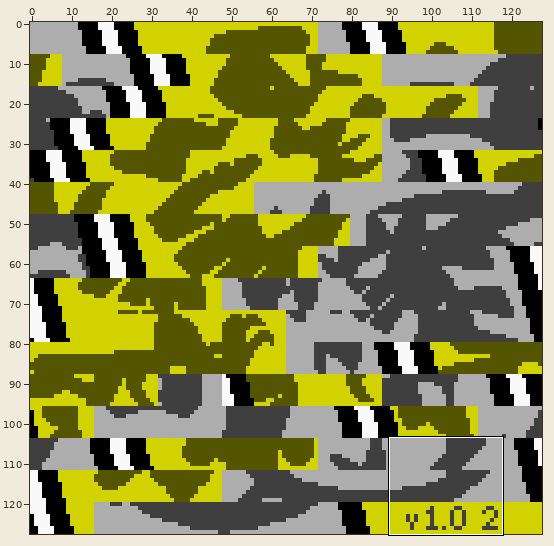
Two states of a sprite sheet, graphics/title_screen/rayquaza.png. Above: a wide view before the commit, with the close-up outlined.
Close-up. Before:
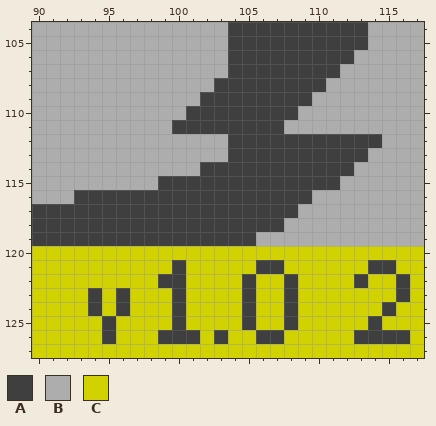
The file is 128x128 pixels. Shown: x 90..117, y 104..127.
Palette (. is transparent): A #3f3f3f  B #adadad  C #d2d200
Pixels before, first column x 90:
104 BBBBBBBBBBBBBBAAAAAAAAAABBBB
105 BBBBBBBBBBBBBBAAAAAAAAAABBBB
106 BBBBBBBBBBBBBBAAAAAAAAABBBBB
107 BBBBBBBBBBBBBBAAAAAAAABBBBBB
108 BBBBBBBBBBBBBAAAAAAAABBBBBBB
109 BBBBBBBBBBBBAAAAAAAABBBBBBBB
110 BBBBBBBBBBBAAAAAAAABBBBBBBBB
111 BBBBBBBBBBAAAAAAAABBBBBBBBBB
112 BBBBBBBBBBBBBBAAAAAAAAAAABBB
113 BBBBBBBBBBBBBBAAAAAAAAAABBBB
114 BBBBBBBBBBBBAAAAAAAAAAABBBBB
115 BBBBBBBBBAAAAAAAAAAAAABBBBBB
116 BBBAAAAAAAAAAAAAAAAABBBBBBBB
117 AAAAAAAAAAAAAAAAAAABBBBBBBBB
118 AAAAAAAAAAAAAAAAAABBBBBBBBBB
119 AAAAAAAAAAAAAAAABBBBBBBBBBBB
120 CCCCCCCCCCCCCCCCCCCCCCCCCCCC
121 CCCCCCCCCCACCCCCAACCCCCCAACC
122 CCCCCCCCCAACCCCACCACCCCACCAC
123 CCCCACACCCACCCCACCACCCCCCCAC
124 CCCCACACCCACCCCACCACCCCCCACC
125 CCCCCACCCCACCCCACCACCCCCACCC
126 CCCCCACCCAAACACCAACCCCCAAAAC
127 CCCCCCCCCCCCCCCCCCCCCCCCCCCC
The result:
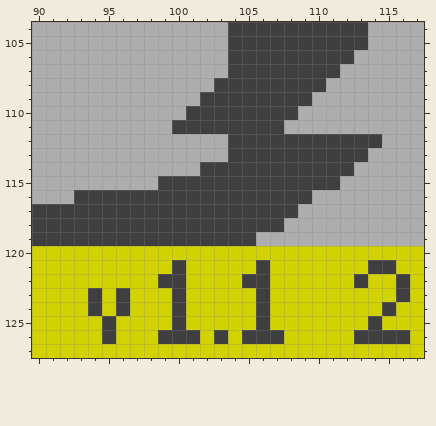
The exact change:
y 121: x 107 A -> C
y 122: x 106 C -> A; x 108 A -> C
y 123..125: x 105..106 AC -> CA; x 108 A -> C
y 126: x 105 C -> A
